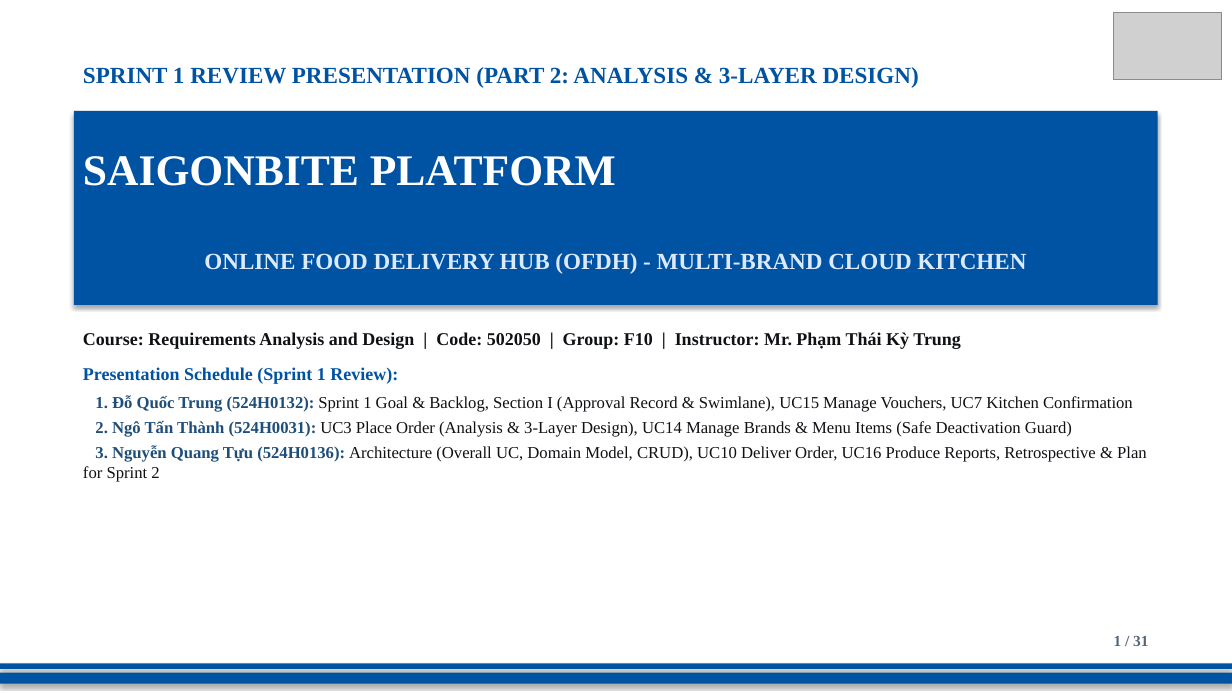
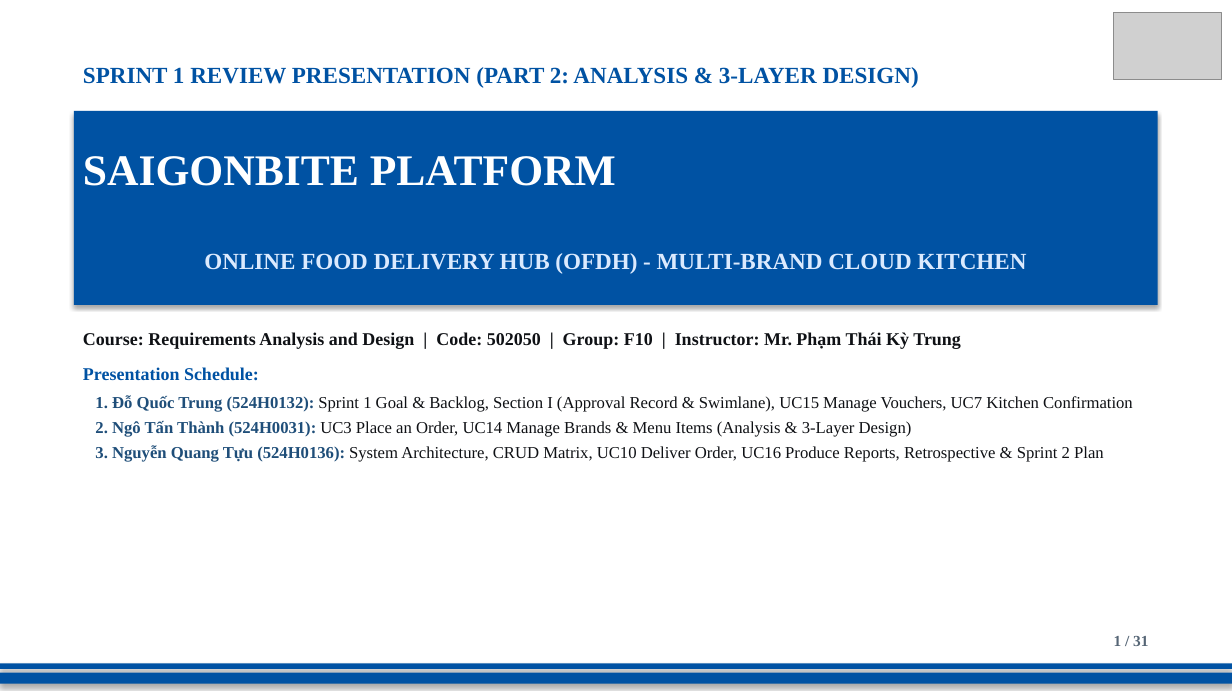
Before and after one commit to DoQuocTrung06/SaigonBite-RAD-TeamF10, a slide deck: slide 1 of Part_2/TeamF10_Presentation_for_SaigonBite.pptx. Drawn at 1232x693 pixels with LibreOffice and Linux fonts; fonts in the diff are those of the drawing; grey boxes stand for pictures. Boxes give left, top, right and bottom in pixels: in the first picture for what was removed or moved away, otherwise in the second. Text is boxed around its words. In the diff, an @@ line names an element or a change of style, - is before the commit and + after.

```diff
--- a/Part_2/TeamF10_Presentation_for_SaigonBite.pptx
+++ b/Part_2/TeamF10_Presentation_for_SaigonBite.pptx
@@ text at (83, 367, 259, 381): text changed @@
-Presentation Schedule (Sprint 1 Review):
+Presentation Schedule:
@@ text at (95, 421, 1104, 462): text changed @@
-2. Ngô Tấn Thành (524H0031): UC3 Place Order (Analysis & 3-Layer Design), UC14 Manage Brands & Menu Items (Safe Deactivation Guard)
-3. Nguyễn Quang Tựu (524H0136): Architecture (Overall UC, Domain Model, CRUD), UC10 Deliver Order, UC16 Produce Reports, Retrospective & Plan for Sprint 2
+2. Ngô Tấn Thành (524H0031): UC3 Place an Order, UC14 Manage Brands & Menu Items (Analysis & 3-Layer Design)
+3. Nguyễn Quang Tựu (524H0136): System Architecture, CRUD Matrix, UC10 Deliver Order, UC16 Produce Reports, Retrospective & Sprint 2 Plan
```
Also in this commit, not shown: 29 other slides changed.
